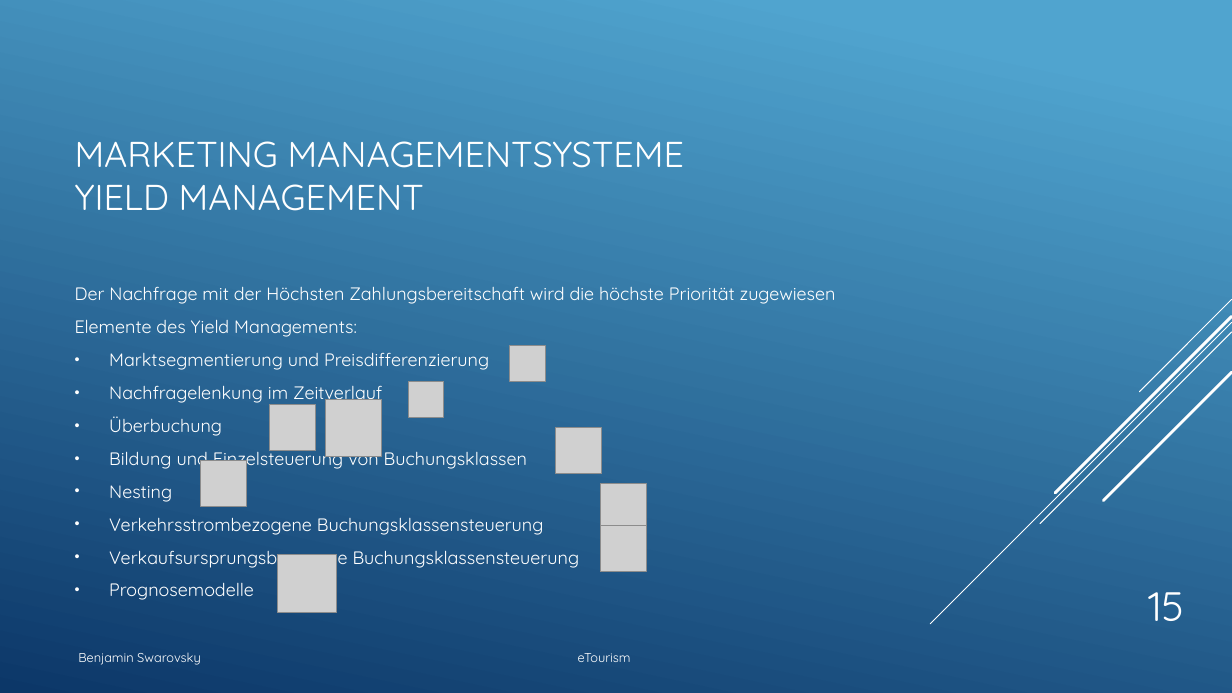
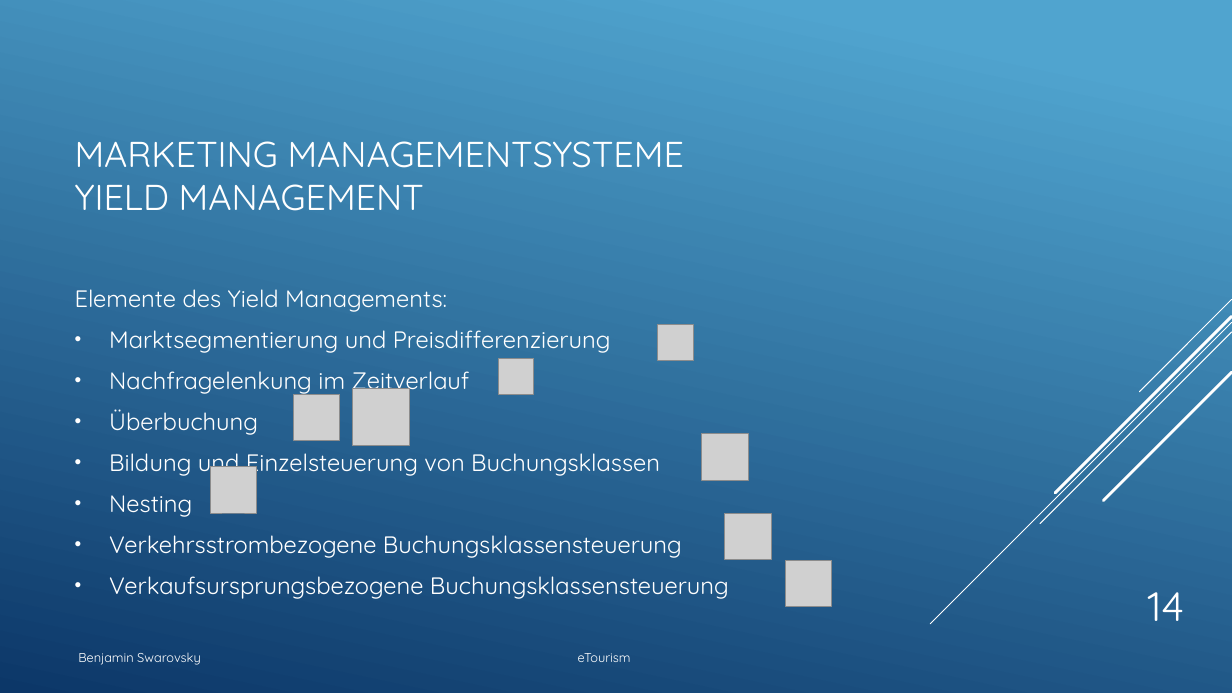
Before and after one commit to BenjaminS01/eTourism, a slide deck: slide 14 of Etourism1.pptx (slide 15 before the commit). Drawn at 1232x693 pixels with LibreOffice and Linux fonts; fonts in the diff are those of the drawing; grey boxes stand for pictures. Boxes give left, top, right and bottom in pixels: in the first picture for what was removed or moved away, otherwise in the second. Text is boxed around its words. In the diff, an @@ line names an element or a change of style, - is before the commit and + after.

```diff
--- a/Etourism1.pptx
+++ b/Etourism1.pptx
@@ text "Elemente des Yield Managements:" at box(75, 289, 729, 599): size 14 to 18.5 pt @@
@@ text at box(75, 287, 836, 304): paragraph removed @@
-Der Nachfrage mit der Höchsten Zahlungsbereitschaft wird die höchste Priorität zugewiesen
@@ picture: place and size @@
-picture at box(510, 346, 546, 382)
+picture at box(658, 325, 694, 361)
@@ picture: place and size @@
-picture at box(409, 382, 445, 418)
+picture at box(498, 359, 534, 395)
@@ picture: place and size @@
-picture at box(325, 399, 382, 456)
+picture at box(352, 389, 409, 445)
@@ picture: place and size @@
-picture at box(270, 405, 316, 451)
+picture at box(294, 395, 340, 441)
@@ picture: place and size @@
-picture at box(555, 428, 602, 474)
+picture at box(702, 434, 749, 481)
@@ picture: place and size @@
-picture at box(201, 460, 247, 506)
+picture at box(210, 467, 256, 513)
@@ picture: place and size @@
-picture at box(600, 483, 646, 530)
+picture at box(726, 514, 772, 560)
@@ picture removed at box(278, 555, 336, 613) @@
@@ picture: place and size @@
-picture at box(600, 526, 646, 572)
+picture at box(786, 560, 832, 606)
@@ text at box(109, 582, 254, 600): paragraph removed @@
-• Prognosemodelle
@@ page number at box(1148, 592, 1185, 621): text changed @@
-15
+14
```
Also in this commit, not shown: 12 other slides changed, 2 slides removed, 1 other file.
